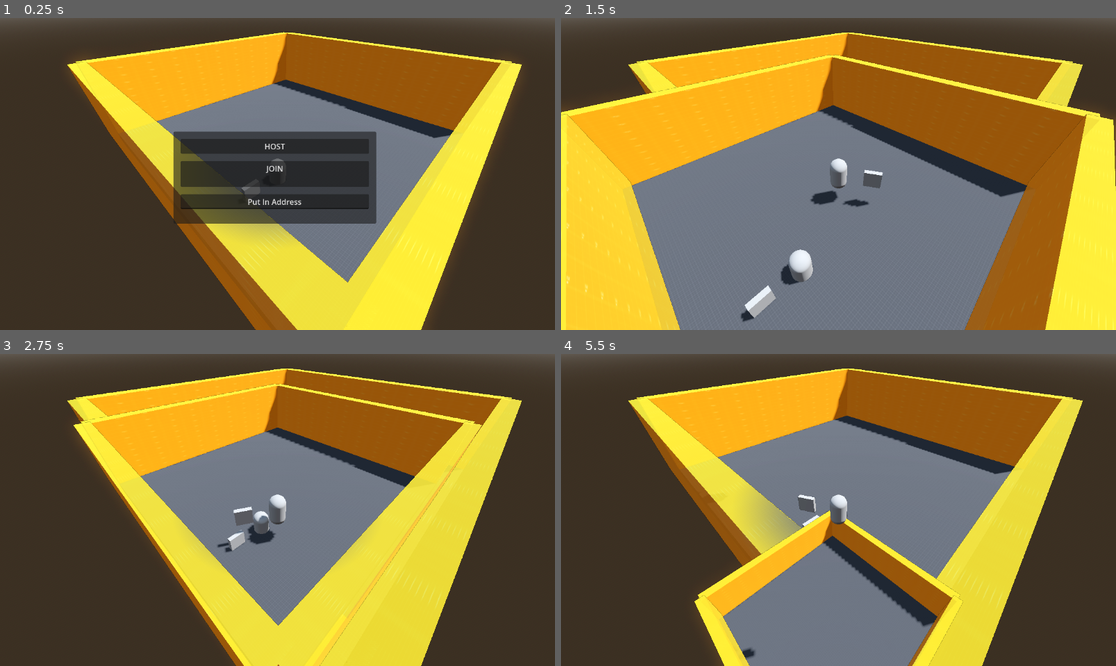
Above: before the commit, frames 1-4 (two rows, left to right).
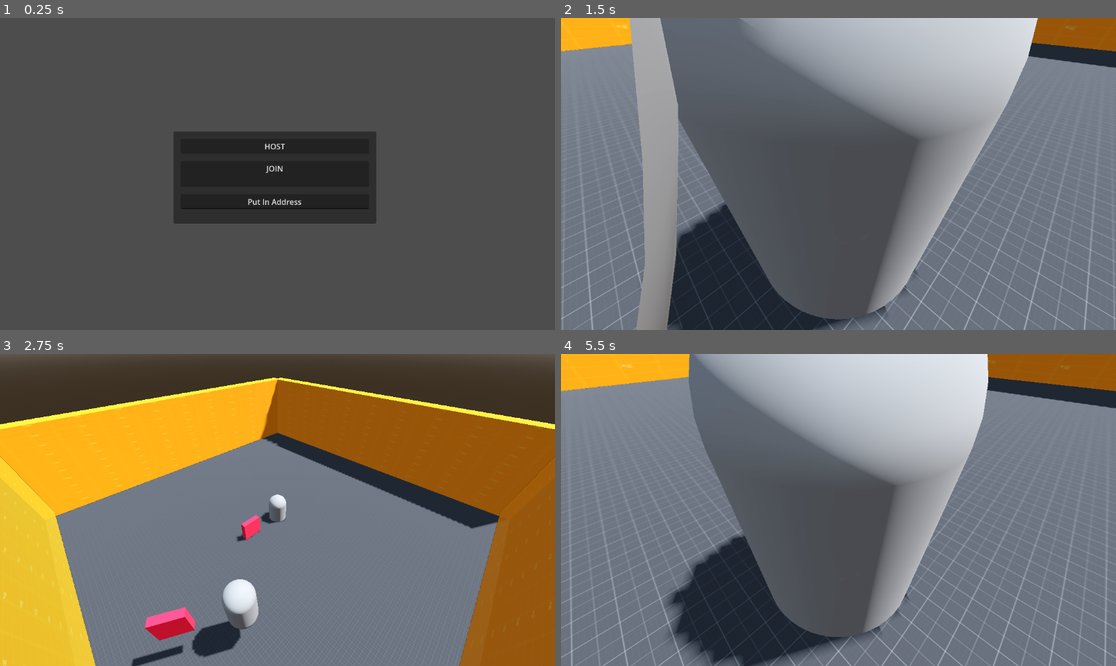
Above: after the commit, the same moments.

Repository: IIcyTundra/Untitiled_GGJ2024
Game: Godot game, scene res://Scenes/test_map.tscn
The game is run twice, just before and just after one commit, with the same random seed, the same clock (stepped at 60 frames per second) and the same inputs.
Inputs (mouse positions are in pixels of both pictures, inside the frame that each line leads up to):
- Up to frame 1 (0.25 s): no input
- Up to frame 2 (1.5 s): click "HOST" at 0.5 s; tap Enter (ui_accept) at 1.25 s; move the mouse to (960, 158) at 1.27 s; hold D (right) from 1.28 s (still down); click (960, 158) at 1.42 s
- Up to frame 3 (2.75 s): tap Enter (ui_accept) at 1.52, 2.27 s; move the mouse to (166, 525) at 2.02 s; release D (right) at 2.03 s; hold S (down) from 2.03 s (still down)
- Up to frame 4 (5.5 s): move the mouse to (894, 441) at 2.77 s; release S (down) at 2.78 s; hold D (right) 2.78-3.53 s; move the mouse to (810, 572) at 3.52 s; hold W (up) 3.53-4.28 s; click (810, 572) at 3.67 s; tap Enter (ui_accept) at 3.77, 4.52, 5.27 s; move the mouse to (1005, 556) at 4.27 s; hold A (left) from 4.28 s (still down); move the mouse to (672, 463) at 5.02 s

The runs differ from the first frame. In frame 1, 89% of the frame differs, in the area x 0-100%, y 0-100%; in frame 2, 90%; in frame 3, 64%; in frame 4, 94%.
Error before the commit: Assertion failed: UPNP Discover Failed! Error 24 (res://Scripts/MP_Test.gd:56)
Error after the commit: Assertion failed: UPNP Discover Failed! Error 24 (res://Scripts/MP_Test.gd:57)

Commit message:
Add collision for hand/player, hand/hand

Diff:
--- a/Scenes/hand.tscn
+++ b/Scenes/hand.tscn
@@ -1,8 +1,11 @@
-[gd_scene load_steps=4 format=3 uid="uid://dy5u051dbt20e"]
+[gd_scene load_steps=5 format=3 uid="uid://dy5u051dbt20e"]
 
 [ext_resource type="Script" path="res://Scripts/Hand.gd" id="1_rwvob"]
 
 [sub_resource type="BoxMesh" id="BoxMesh_054il"]
+
+[sub_resource type="StandardMaterial3D" id="StandardMaterial3D_krr4f"]
+albedo_color = Color(1, 0.14902, 0.266667, 1)
 
 [sub_resource type="BoxShape3D" id="BoxShape3D_6xky1"]
 
@@ -12,6 +15,7 @@
 [node name="MeshInstance3D" type="MeshInstance3D" parent="."]
 transform = Transform3D(0.273, 0, 0, 0, 1, 0, 0, 0, 1, 0, 0, 2)
 mesh = SubResource("BoxMesh_054il")
+surface_material_override/0 = SubResource("StandardMaterial3D_krr4f")
 
 [node name="Area3D" type="Area3D" parent="."]
 transform = Transform3D(1, 0, 0, 0, 1, 0, 0, 0, 1, 0, 0, 2)
@@ -21,4 +25,6 @@
 shape = SubResource("BoxShape3D_6xky1")
 
 [connection signal="area_shape_entered" from="Area3D" to="." method="_on_area_3d_area_shape_entered"]
+[connection signal="area_shape_exited" from="Area3D" to="." method="_on_area_3d_area_shape_exited"]
 [connection signal="body_entered" from="Area3D" to="." method="_on_area_3d_body_entered"]
+[connection signal="body_shape_exited" from="Area3D" to="." method="_on_area_3d_body_shape_exited"]
--- a/Scenes/test_map.tscn
+++ b/Scenes/test_map.tscn
@@ -133,8 +133,5 @@
 spawn_path = NodePath("../..")
 spawn_limit = 4
 
-[node name="Player" parent="." instance=ExtResource("2_q46uv")]
-transform = Transform3D(1, 0, 0, 0, 1, 0, 0, 0, 1, 3.25316, -0.107424, 4.78281)
-
 [connection signal="pressed" from="MainMenu/PanelContainer/MarginContainer/VBoxContainer/Host" to="." method="_on_host_pressed"]
 [connection signal="pressed" from="MainMenu/PanelContainer/MarginContainer/VBoxContainer/Join" to="." method="_on_join_pressed"]
--- a/Scripts/Hand.gd
+++ b/Scripts/Hand.gd
@@ -56,7 +56,7 @@
 	var push_v = Vector3.ONE * PUSH_HORIZONTAL_V
 	push_v.y = PUSH_VERTICAL_V
 	if body.has_method("push"):
-		body.push(push_v)
+		print(body.name)
 	elif body.is_in_group("Wall"):
 		push_v = Vector3(-sin(rotation.y), 0, -cos(rotation.y)) * PUSH_HORIZONTAL_V
 		push_v.y = PUSH_VERTICAL_V
@@ -66,5 +66,15 @@
 
 
 func _on_area_3d_area_shape_entered(area_rid, area, area_shape_index, local_shape_index):
-	print(area.name)
-	print(area_rid)
+	var p = area.get_parent()
+	if p.is_in_group("Hand"):
+		var material = $MeshInstance3D.get_surface_override_material(0)
+		material.albedo_color = Color(0, 1, 0)
+		$MeshInstance3D.set_surface_override_material(0, material)
+
+func _on_area_3d_area_shape_exited(area_rid, area, area_shape_index, local_shape_index):
+	var p = area.get_parent()
+	if p.is_in_group("Hand"):
+		var material = $MeshInstance3D.get_surface_override_material(0)
+		material.albedo_color = Color(1, 0, 0)
+		$MeshInstance3D.set_surface_override_material(0, material)
--- a/Scripts/MP_Test.gd
+++ b/Scripts/MP_Test.gd
@@ -17,6 +17,7 @@
 	multiplayer.peer_connected.connect(add_player)
 	multiplayer.peer_disconnected.connect(remove_player)
 
+	add_player(multiplayer.get_unique_id())
 	add_player(multiplayer.get_unique_id())
 
 	upnp_setup()
